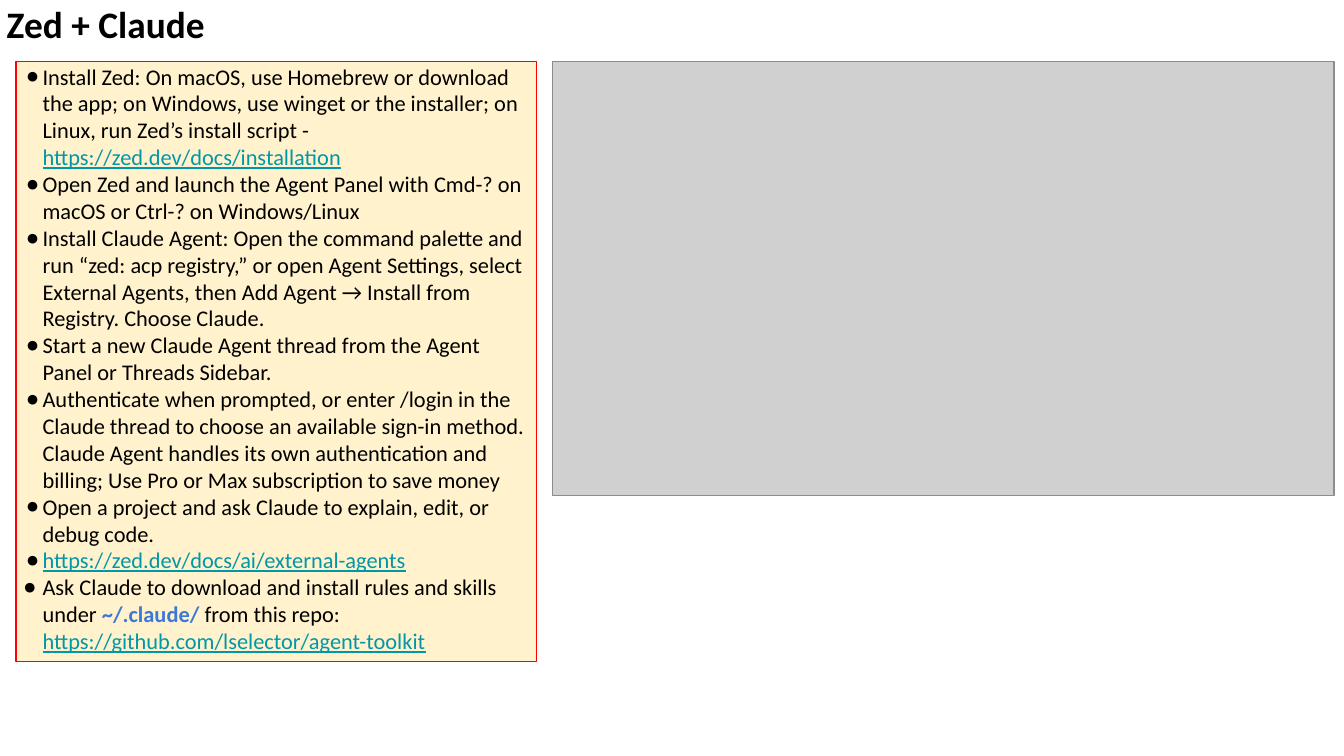
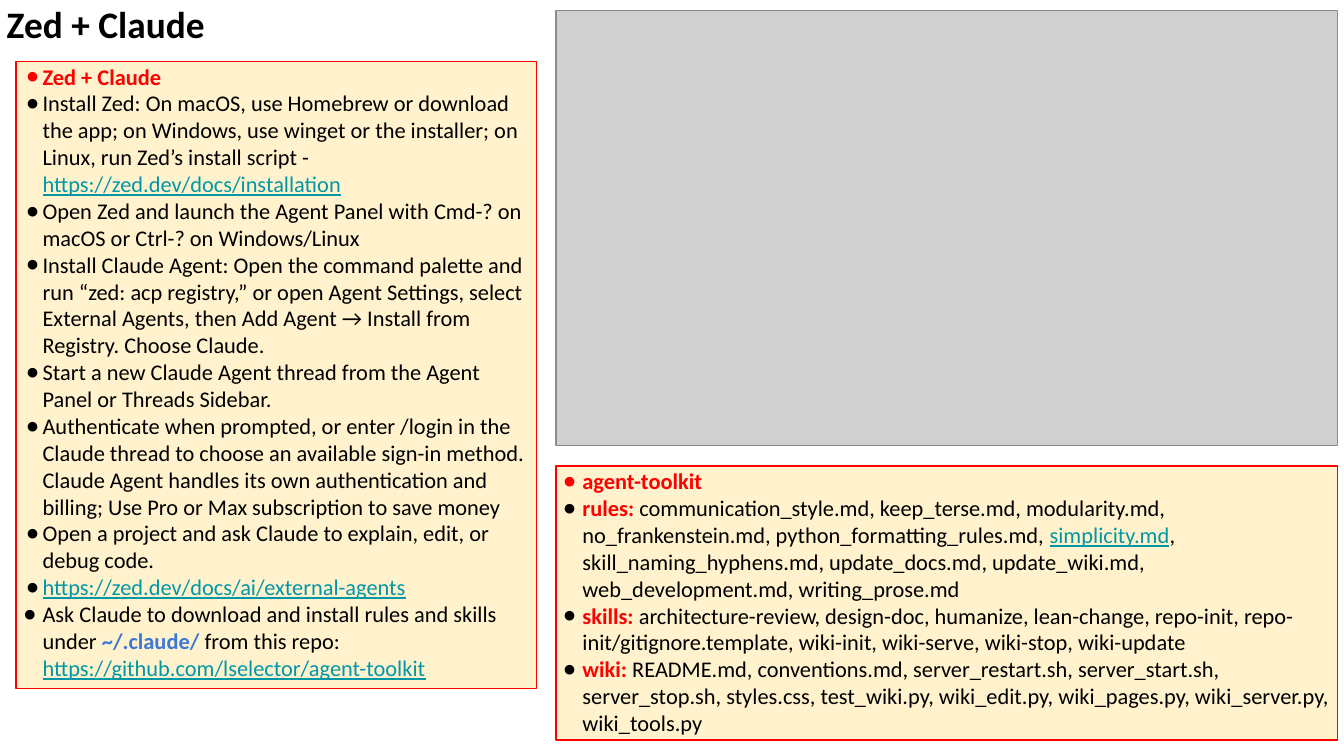
Before and after one commit to lselector/seminar, a slide deck: slide 16 of 2026/2026-10-09-AI-News.pptx (slide 13 before the commit). Drawn at 1344x756 pixels with LibreOffice and Linux fonts; fonts in the diff are those of the drawing; grey boxes stand for pictures. Boxes give left, top, right and bottom in pixels: in the first picture for what was removed or moved away, otherwise in the second. Text is boxed around its words. In the diff, an @@ line names an element or a change of style, - is before the commit and + after.

```diff
--- a/2026/2026-10-09-AI-News.pptx
+++ b/2026/2026-10-09-AI-News.pptx
@@ picture: place and size @@
-picture at <box>552,62,1333,496</box>
+picture at <box>556,11,1337,445</box>
@@ rectangle "Zed + Claude": place and size @@
-rectangle "Zed + Claude" at <box>16,62,536,661</box>
+rectangle "Zed + Claude" at <box>16,62,536,689</box>
@@ text in rectangle at <box>43,69,161,85</box>: paragraph added @@
+● Zed + Claude
@@ rectangle added at <box>556,466,1337,741</box>, fill #FFF2CC, outline #FF0000 0.75 pt, 12 pt, text #000000 @@
+● agent-toolkit
+● rules: communication_style.md, keep_terse.md, modularity.md, no_frankenstein.md, python_formatting_rules.md, simplicity.md, skill_naming_hyphens.md, update_docs.md, update_wiki.md, web_development.md, writing_prose.md
+● skills: architecture-review, design-doc, humanize, lean-change, repo-init, repo-init/gitignore.template, wiki-init, wiki-serve, wiki-stop, wiki-update
+● wiki: README.md, conventions.md, server_restart.sh, server_start.sh, server_stop.sh, styles.css, test_wiki.py, wiki_edit.py, wiki_pages.py, wiki_server.py, wiki_tools.py
```
Also in this commit, not shown: 5 other slides changed, 8 slides added.
